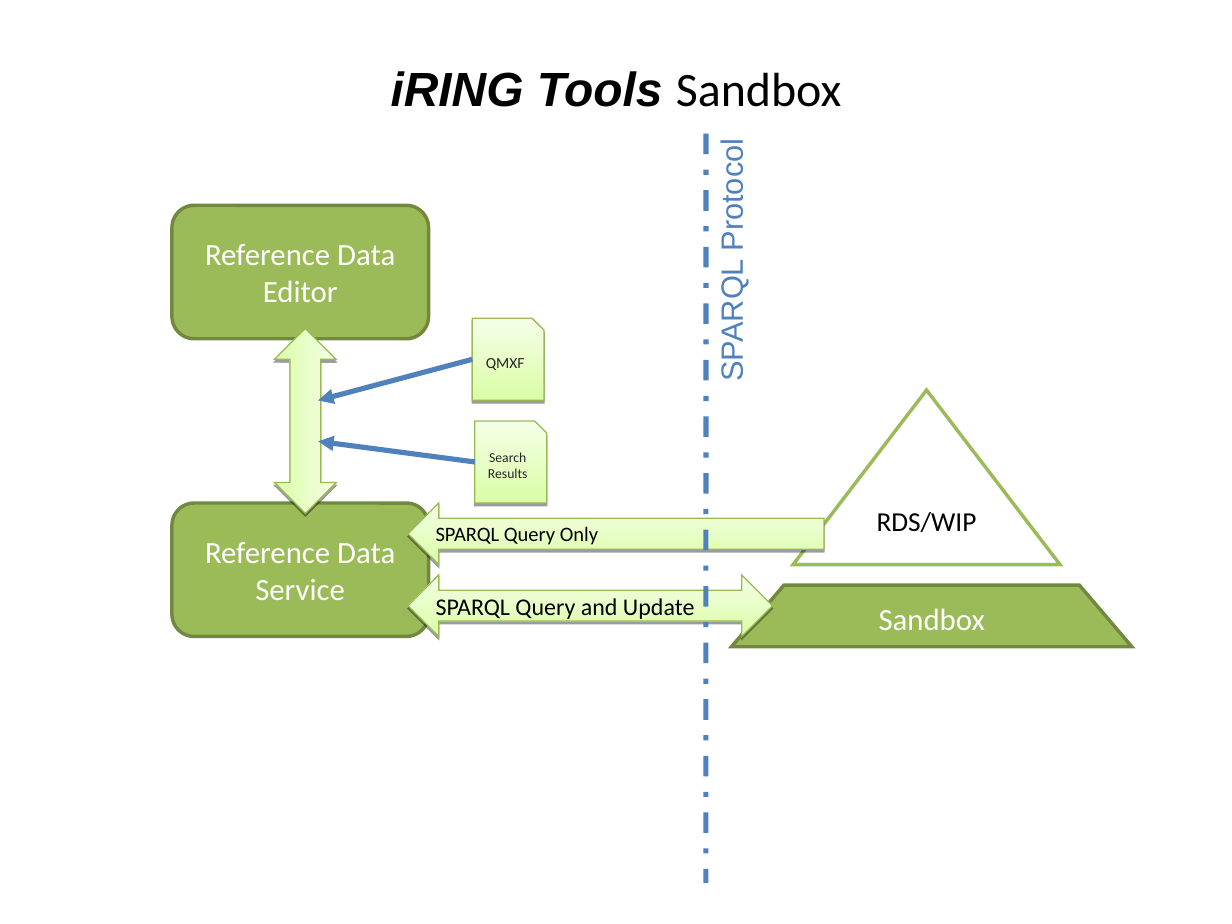
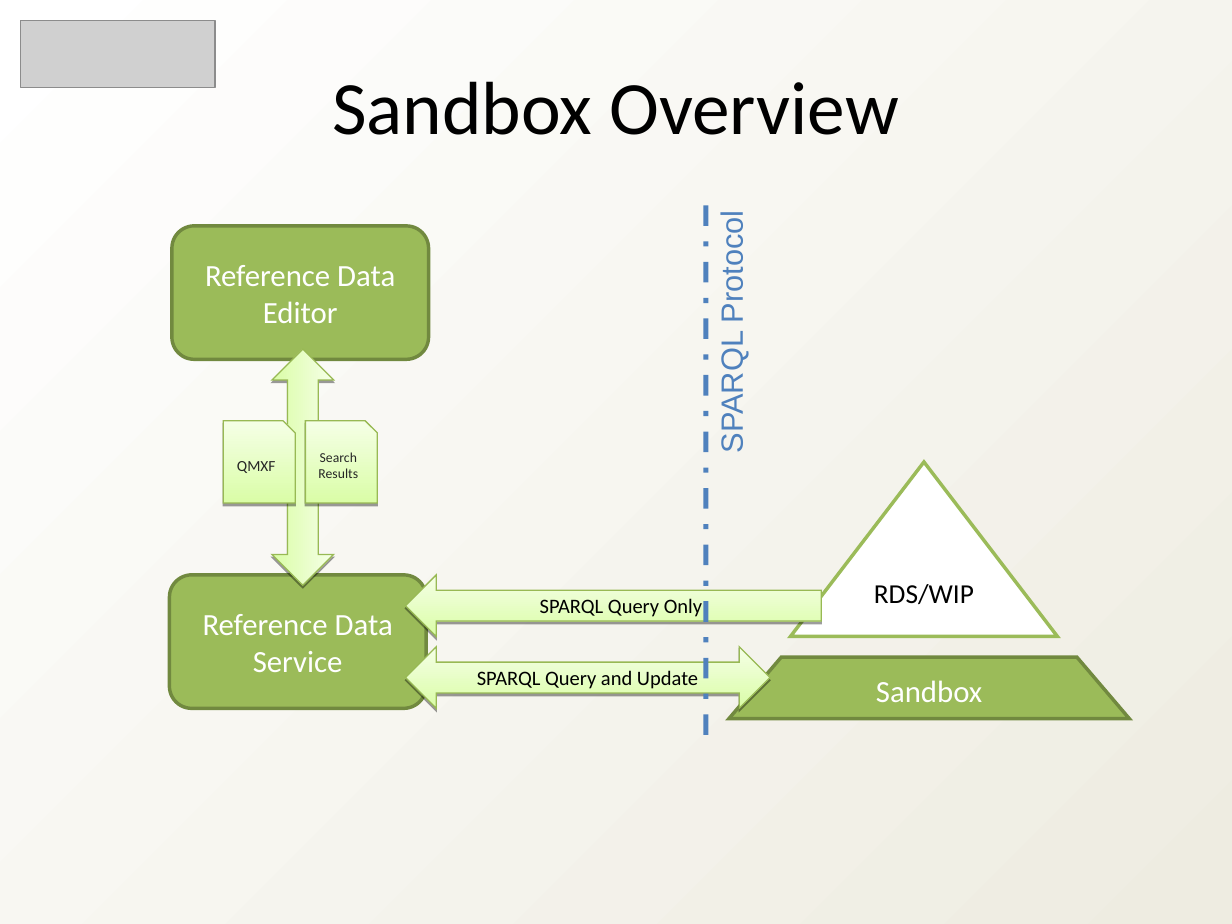
Before and after one commit to heyena/iring-tools, a slide deck: slide 7 of trunk/Documentation/iRING SDK Overview.ppt (slide 14 before the commit). Drawn at 1232x924 pixels with LibreOffice and Linux fonts; fonts in the diff are those of the drawing; grey boxes stand for pictures; background and template pictures are left out. Boxes give left, top, right and bottom in pixels: in the first picture for what was removed or moved away, otherwise in the second. Text is boxed around its words. In the diff, an @@ line names an element or a change of style, - is before the commit and + after.

```diff
--- a/trunk/Documentation/iRING SDK Overview.ppt
+++ b/trunk/Documentation/iRING SDK Overview.ppt
@@ background picture (left out) to gradient #FFFFFF to #EEECE1 @@
@@ picture added at (x1=21, y1=21, x2=216, y2=87) @@
@@ text at (x1=332, y1=81, x2=899, y2=135): text changed; size 28 to 44 pt; font Arial to Calibri; bold off; italic off @@
-iRING Tools Sandbox
+Sandbox Overview
@@ text "SPARQL Protocol" moved from (x1=715, y1=150, x2=749, y2=378) to (x1=715, y1=221, x2=749, y2=450) @@
@@ line moved from (706, 134) - (706, 883) to (706, 206) - (706, 749) @@
@@ rounded rectangle "Reference Data Editor" moved from (x1=172, y1=206, x2=429, y2=339) to (x1=172, y1=225, x2=429, y2=359) @@
@@ left right arrow resized from (x1=275, y1=329, x2=336, y2=514) to (x1=272, y1=349, x2=334, y2=585) @@
@@ arrow removed from (472, 360) to (318, 400) @@
@@ freeform shape "QMXF" moved from (x1=472, y1=318, x2=543, y2=400) to (x1=223, y1=421, x2=294, y2=504) @@
@@ freeform shape "Search Results" moved from (x1=474, y1=421, x2=546, y2=504) to (x1=306, y1=421, x2=377, y2=504) @@
@@ arrow removed from (474, 462) to (318, 441) @@
@@ triangle "RDS/WIP" moved from (x1=793, y1=391, x2=1061, y2=565) to (x1=791, y1=462, x2=1058, y2=637) @@
@@ rounded rectangle "Reference Data Service" moved from (x1=172, y1=503, x2=429, y2=636) to (x1=170, y1=575, x2=426, y2=708) @@
@@ 1 left right arrow, 1 freeform shape, 1 left arrow moved together from (x1=408, y1=503, x2=1132, y2=647) to (x1=405, y1=575, x2=1130, y2=718) @@
@@ left arrow "SPARQL Query Only" at (x1=405, y1=575, x2=821, y2=637): alignment left to centre @@
@@ left right arrow "SPARQL Query and Update" at (x1=405, y1=647, x2=770, y2=708): size 14 to 12 pt; alignment left to centre @@
```
Also in this commit, not shown: 9 other slides changed, 5 slides added, 5 slides removed, 1 other file.
